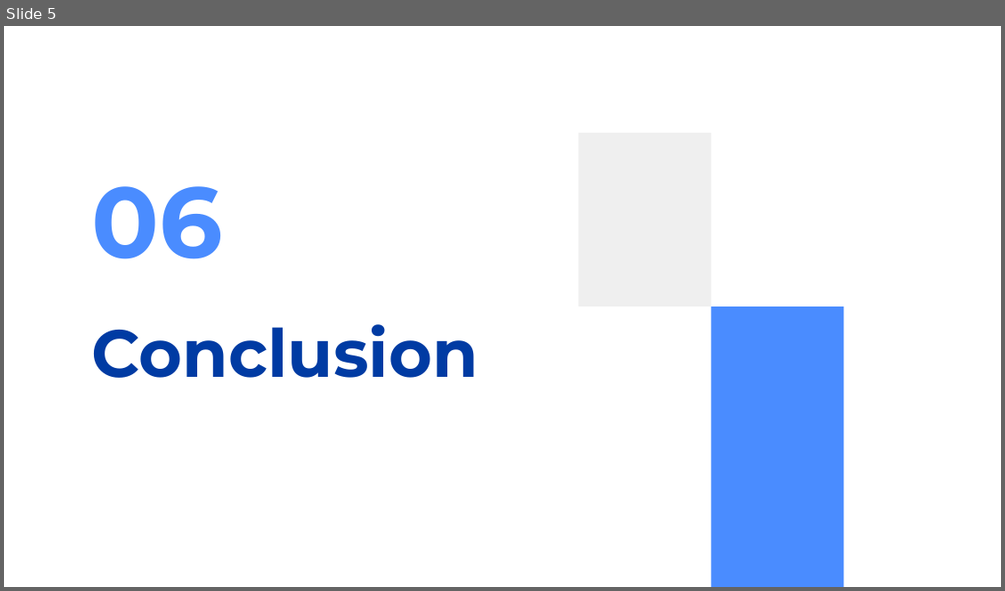
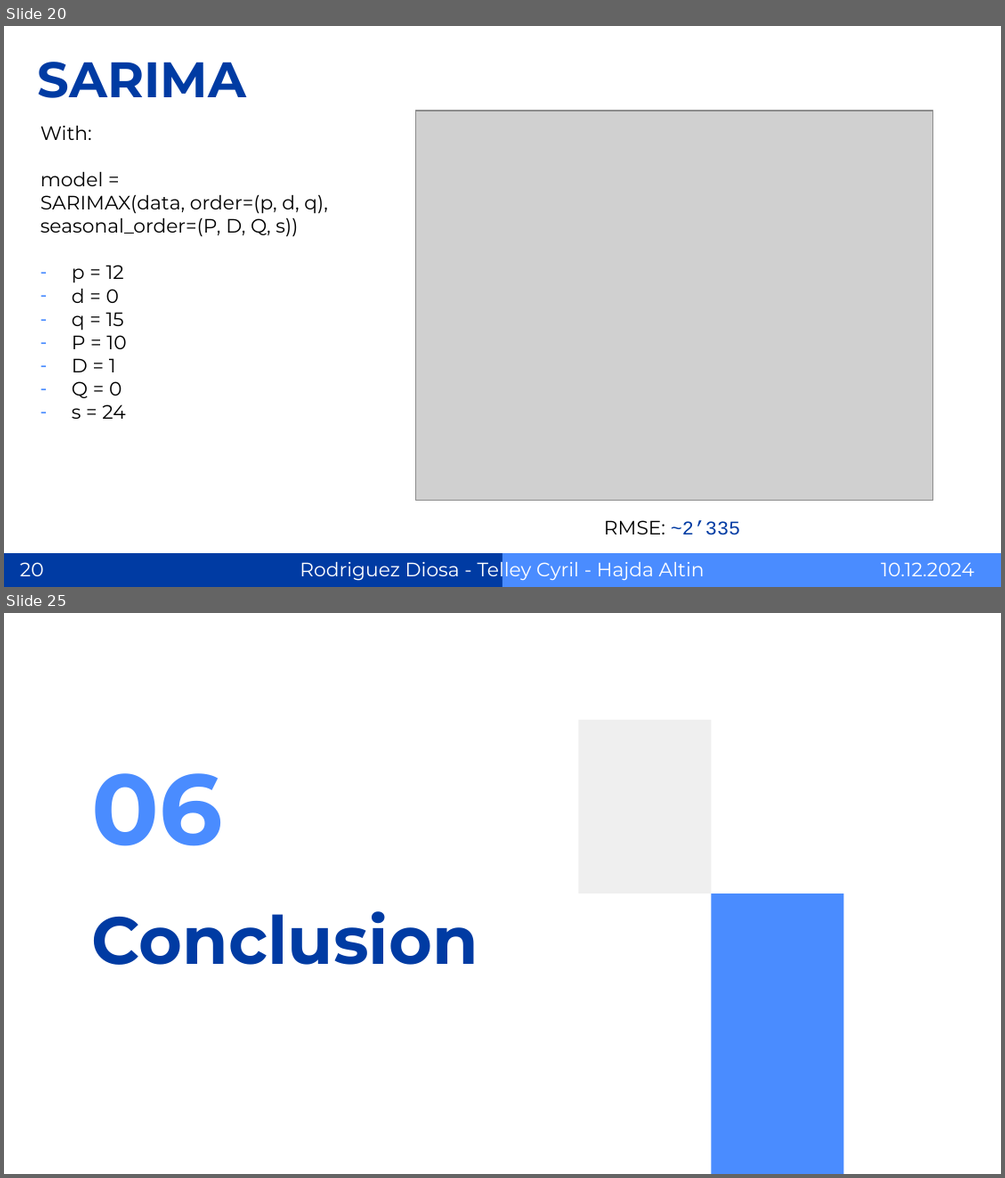
Before and after one commit to SuperMegaFort/TSM-AnSeqDa, a slide deck: presentation/pres_AnSeqDa.pptx. Shown one above the other, each under a label of ours: slide 5 before the commit, slides 20 and 25 after it; the slides between them are not shown. The pictures are 1005x591 and 1005x1178 pixels, drawn with LibreOffice and Linux fonts; fonts in the diff are those of the drawing; grey boxes stand for pictures. Boxes give left, top, right and bottom in pixels: in the first picture for what was removed or moved away, otherwise in the second. Text is boxed around its words. In the diff, an @@ line names an element or a change of style, - is before the commit and + after.

```diff
--- a/presentation/pres_AnSeqDa.pptx
+++ b/presentation/pres_AnSeqDa.pptx
@@ slide 20 added at box(4, 26, 1001, 587), background #FFFFFF @@
@@ title added at box(37, 62, 245, 98), 36 pt, text #003BA3, bold @@
+SARIMA
@@ text added at box(40, 125, 328, 418), 14 pt, text #000000 @@
+With:
+model =
+SARIMAX(data, order=(p, d, q), seasonal_order=(P, D, Q, s))
+– p = 12
+– d = 0
+– q = 15
+– P = 10
+– D = 1
+– Q = 0
+– s = 24
@@ picture added at box(416, 111, 933, 500) @@
@@ text added at box(604, 520, 740, 535), 14 pt, text #003BA3 @@
+RMSE: ~2’335
@@ rectangle added at box(4, 553, 502, 587), fill #003BA3 @@
@@ text added at box(299, 558, 704, 581), 14 pt, text #FFFFFF @@
+Rodriguez Diosa - Telley Cyril - Hajda Altin
@@ rectangle added at box(502, 553, 1001, 587), fill #4A8CFF @@
@@ page number added at box(20, 562, 44, 576), 14 pt, text #FFFFFF @@
+20
@@ text added at box(881, 562, 974, 576), 14 pt, text #FFFFFF @@
+10.12.2024
@@ what was slide 5 is now slide 25 @@
```
Also in this commit, not shown: 5 slides changed, 20 other slides added, 3 other files.
